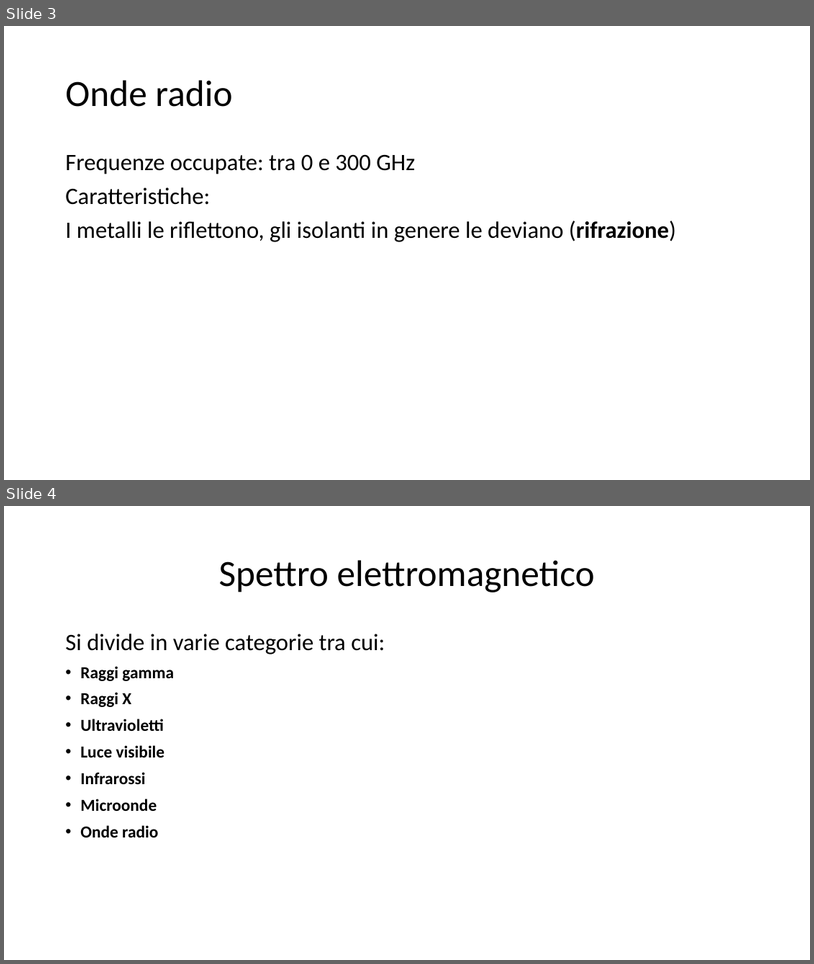
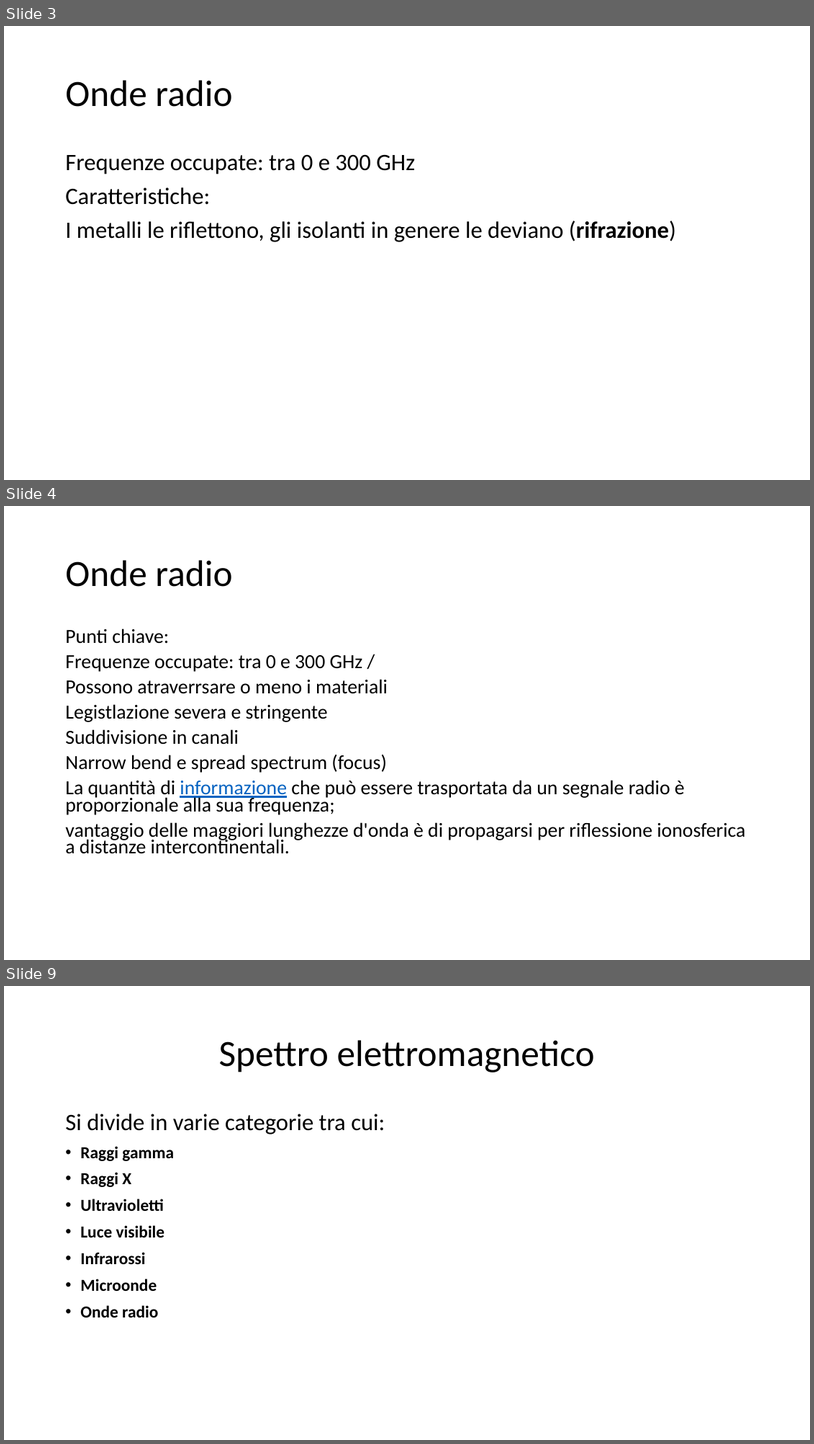
Before and after one commit to Vale19/School, a slide deck: Progetti (Sistemi e Reti)/Powerpoint/Spettro eletttromagnetico.pptx. Shown one above the other, each under a label of ours: slides 3 and 4 before the commit, slides 3, 4 and 9 after it; the slides between them are not shown. The pictures are 814x964 and 814x1444 pixels, drawn with LibreOffice and Linux fonts; fonts in the diff are those of the drawing. Boxes give left, top, right and bottom in pixels: in the first picture for what was removed or moved away, otherwise in the second. Text is boxed around its words. In the diff, an @@ line names an element or a change of style, - is before the commit and + after.

```diff
--- a/Progetti (Sistemi e Reti)/Powerpoint/Spettro eletttromagnetico.pptx
+++ b/Progetti (Sistemi e Reti)/Powerpoint/Spettro eletttromagnetico.pptx
@@ slide 4 added at (4,506,810,960), background #FFFFFF @@
@@ title added at (65,560,232,587), 44 pt, text #000000 @@
+Onde radio
@@ text added at (65,628,746,854), 23.8 pt, text #000000 @@
+Punti chiave:
+Frequenze occupate: tra 0 e 300 GHz /
+Possono atraverrsare o meno i materiali
+Legistlazione severa e stringente
+Suddivisione in canali
+Narrow bend e spread spectrum (focus)
+La quantità di informazione che può essere trasportata da un segnale radio è proporzionale alla sua frequenza;
+vantaggio delle maggiori lunghezze d'onda è di propagarsi per riflessione ionosferica a distanze intercontinentali.
@@ what was slide 4 is now slide 9 @@
```
Also in this commit, not shown: 4 other slides added.
